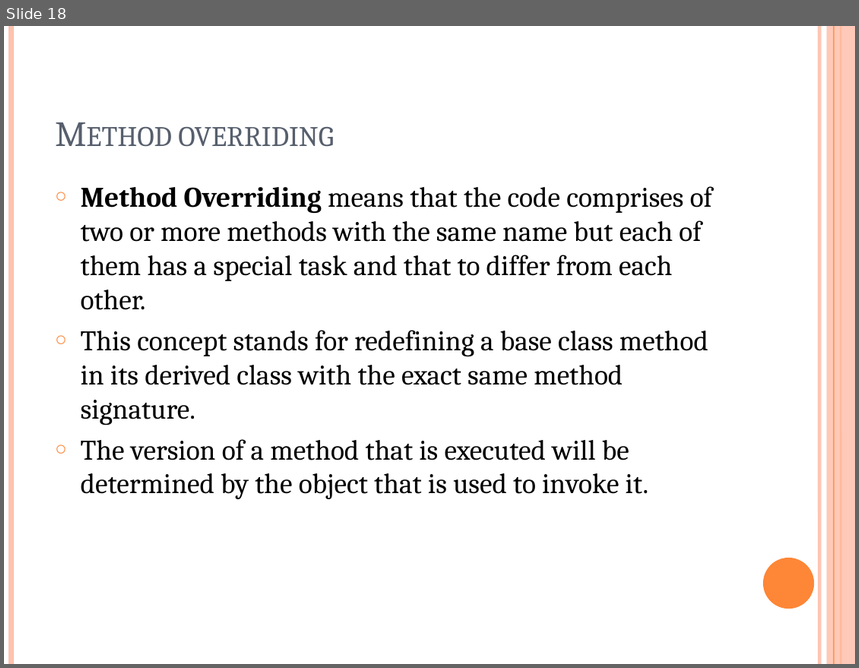
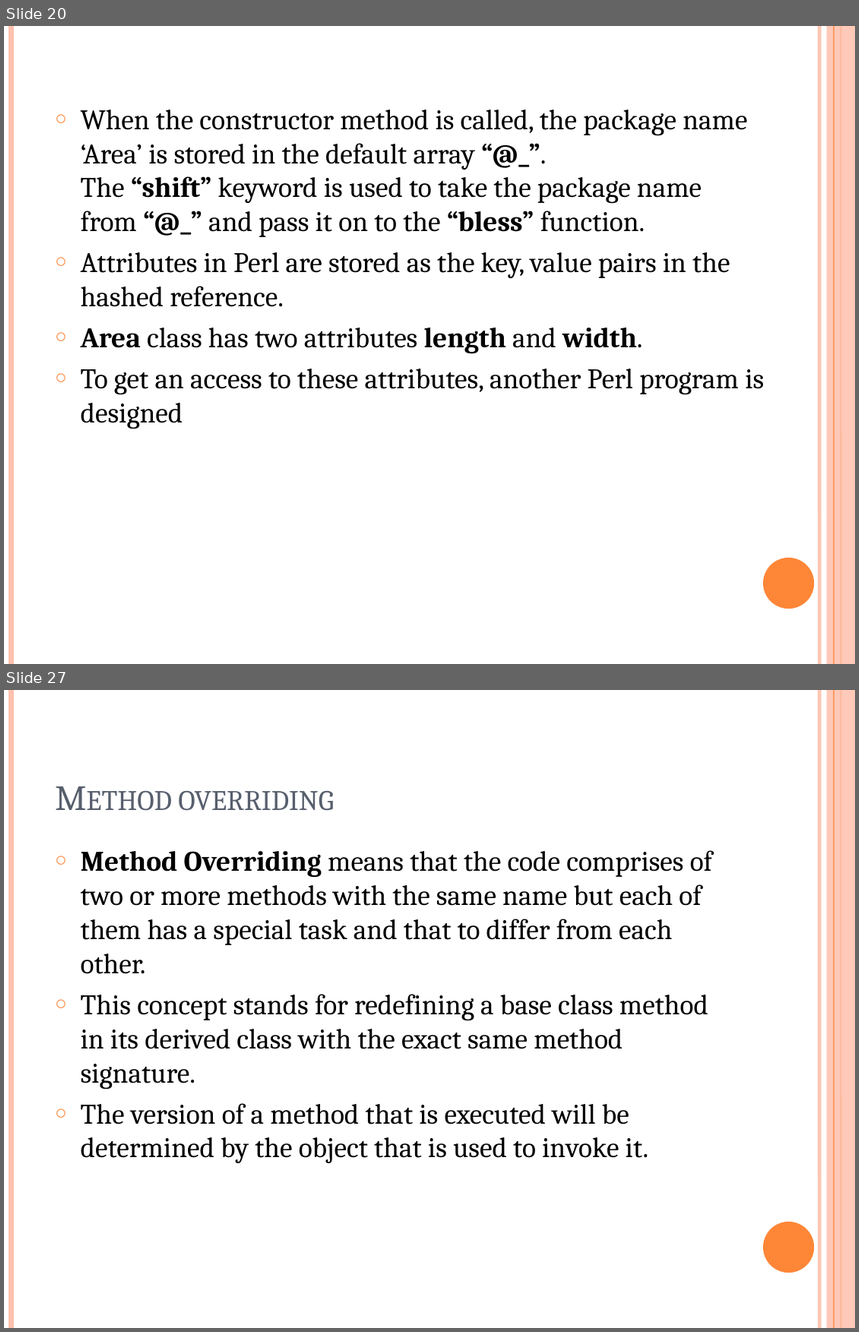
Before and after one commit to srivalli-project/BI_Team_Status, a slide deck: Santhoshi/PerlOOPs.pptx. Shown one above the other, each under a label of ours: slide 18 before the commit, slides 20 and 27 after it; the slides between them are not shown. The pictures are 859x668 and 859x1332 pixels, drawn with LibreOffice and Linux fonts; fonts in the diff are those of the drawing. Boxes give left, top, right and bottom in pixels: in the first picture for what was removed or moved away, otherwise in the second. Text is boxed around its words. In the diff, an @@ line names an element or a change of style, - is before the commit and + after.

```diff
--- a/Santhoshi/PerlOOPs.pptx
+++ b/Santhoshi/PerlOOPs.pptx
@@ slide 20 added at box(4, 26, 855, 664), background #FFFFFF; not listed: 6 template elements that a slide beside it also shows @@
@@ text added at box(81, 110, 764, 430), 24 pt, text #000000 @@
+○ When the constructor method is called, the package name ‘Area’ is stored in the default array “@_”. The “shift” keyword is used to take the package name from “@_” and pass it on to the “bless” function.
+○ Attributes in Perl are stored as the key, value pairs in the hashed reference.
+○ Area class has two attributes length and width.
+○ To get an access to these attributes, another Perl program is designed
@@ what was slide 18 is now slide 27 @@
```
Also in this commit, not shown: 22 other slides added, 1 slide removed, 7 other files.
